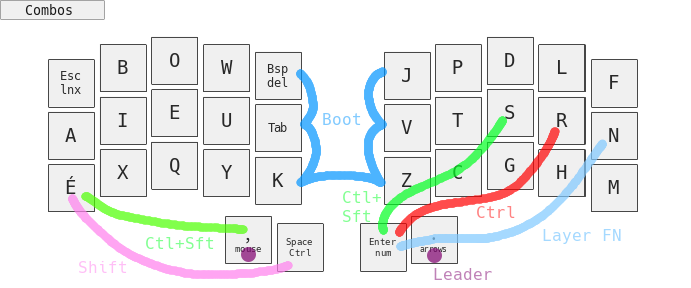
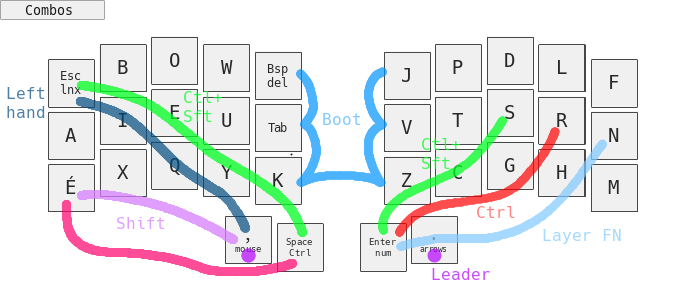
Comparing the layer stacks of the two 691×288 images. Changes:
added layer "Left hand" (70%) above "Leader" over [7, 87, 250, 233]
added layer "Leader" (70%) above "Layer FN" over [241, 248, 490, 280]
painted on "Layer FN" over [241, 140, 495, 280]
"Ctl+Sft": opacity 70% → 75%, painted on it over [77, 81, 507, 249]
added layer "Alt" (70%) above "Shift" over [62, 200, 297, 276]
"Shift": opacity 70% → 75%, painted on it over [68, 190, 293, 279]
painted on "base.png" over [62, 81, 507, 272]
